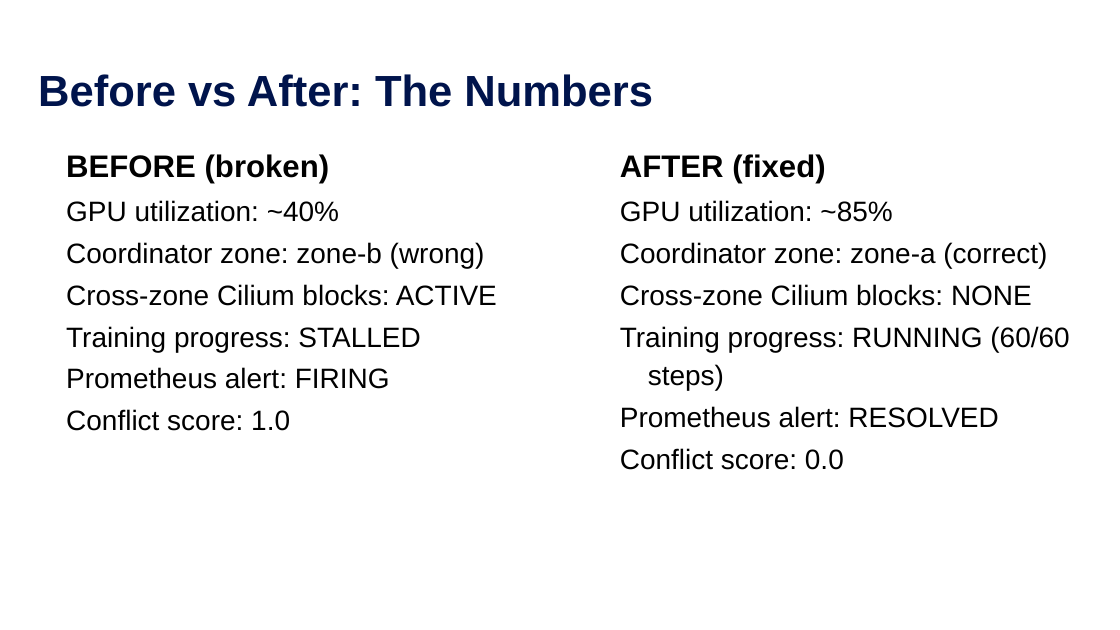
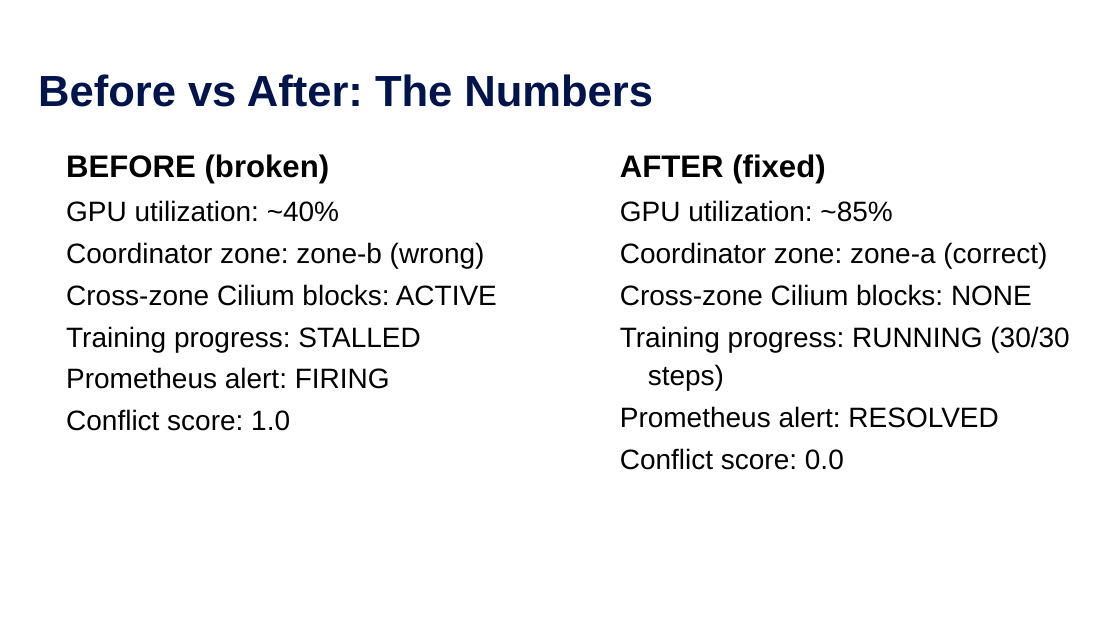
Before and after one commit to ram2valar/kubeflow-cilium-lab, a slide deck: slide 15 of kubecon-india-2026-kubeflow-cilium.pptx. Drawn at 1120x630 pixels with LibreOffice and Linux fonts; fonts in the diff are those of the drawing; background and template pictures are left out. Boxes give left, top, right and bottom in pixels: in the first picture for what was removed or moved away, otherwise in the second. Text is boxed around its words. In the diff, an @@ line names an element or a change of style, - is before the commit and + after.

```diff
--- a/kubecon-india-2026-kubeflow-cilium.pptx
+++ b/kubecon-india-2026-kubeflow-cilium.pptx
@@ text at bbox=[620, 326, 1069, 390]: text changed @@
-Training progress: RUNNING (60/60 steps)
+Training progress: RUNNING (30/30 steps)
```
Also in this commit, not shown: 4 other slides changed, 1 slide added, 1 other file.
